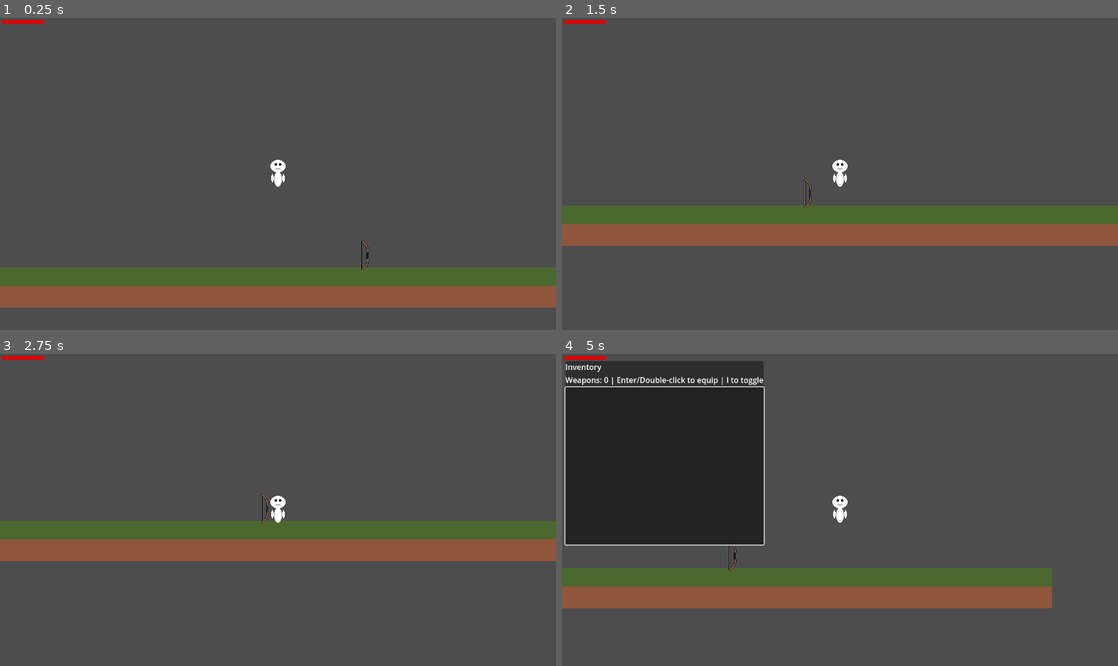
Above: before the commit, frames 1-4 (two rows, left to right).
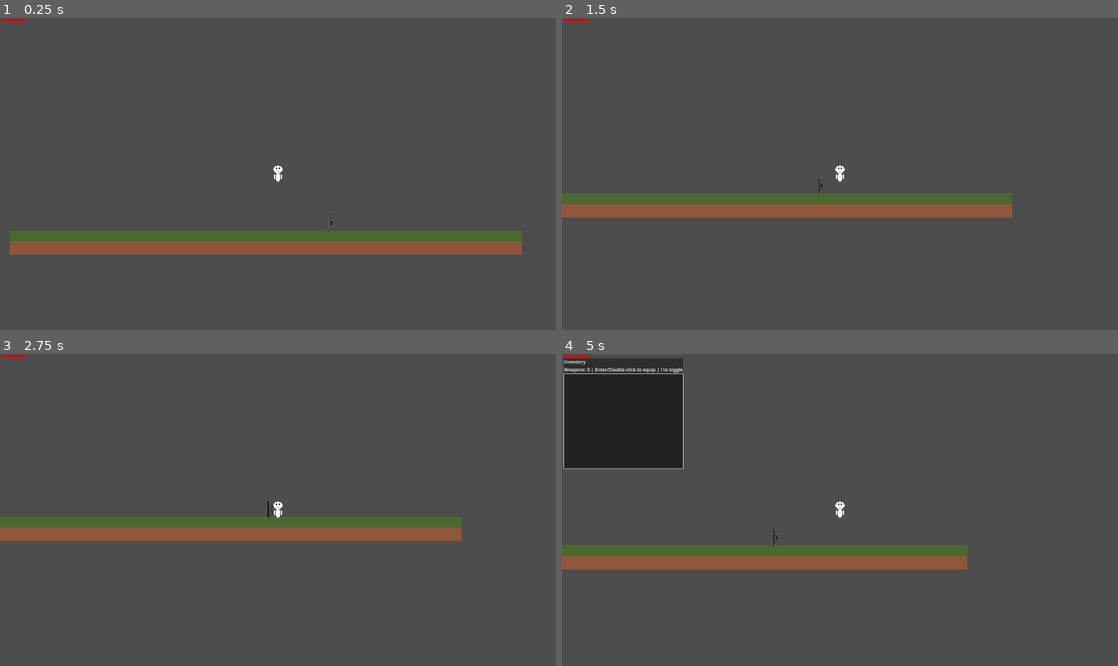
Above: after the commit, the same moments.

Repository: IcyOtter/Survivor-Wave-Like
Game: Godot game, scene res://scenes/world.tscn
Same seed, same stepped clock (60 frames per second), same inputs: the game is played once before the commit and once after it.
Inputs (mouse positions are in pixels of both pictures, inside the frame that each line leads up to):
- Up to frame 1 (0.25 s): no input
- Up to frame 2 (1.5 s): move the mouse to (962, 158) at 0.52 s; hold D (move_right) from 0.53 s (still down); click (962, 158) at 0.6 s; tap Space (jump) at 0.77 s; move the mouse to (728, 189) at 1.27 s; click (728, 189) at 1.35 s
- Up to frame 3 (2.75 s): tap Space (jump) at 1.52 s; move the mouse to (333, 441) at 2.02 s; release D (move_right) at 2.03 s; hold A (move_left) from 2.03 s (still down); tap E (interact) at 2.1 s; click (333, 441) at 2.3 s
- Up to frame 4 (5 s): move the mouse to (812, 572) at 2.77 s; release A (move_left) at 2.78 s; hold D (move_right) 2.78-4.28 s; tap S (toggle_autofire) at 2.85 s; tap Space (jump) at 3.02, 3.77, 4.52 s; click (812, 572) at 3.05 s; move the mouse to (1006, 556) at 3.52 s; click (1006, 556) at 3.6 s; tap Tab (toggle_inventory) at 4.15 s; move the mouse to (673, 463) at 4.27 s; hold A (move_left) from 4.28 s (still down); click (673, 463) at 4.35 s

The runs differ from the first frame. In frame 1, 20% of the frame differs, in the area x 0-100%, y 0-93%; in frame 2, 16%; in frame 3, 12%; in frame 4, 32%, in the area x 0-89%, y 0-82%.

Commit message:
- Set inventory to obtain name from DisplayName in WeaponPickup

Diff:
--- a/project.godot
+++ b/project.godot
@@ -17,6 +17,8 @@
 
 [display]
 
+window/size/viewport_width=1920
+window/size/viewport_height=1080
 window/size/resizable=false
 window/stretch/mode="viewport"
 
--- /dev/null
+++ b/scenes/BasicBow.tscn
@@ -0,0 +1,16 @@
+[gd_scene load_steps=4 format=3 uid="uid://dorne3gevs8gq"]
+
+[ext_resource type="Script" uid="uid://bqfkdj4lqcy3l" path="res://scripts/BaseWeapon.gd" id="1_rivji"]
+[ext_resource type="Texture2D" uid="uid://cdyiu066hlucs" path="res://assets/weapons/basic bow/basicbow.png" id="1_vt0lb"]
+[ext_resource type="PackedScene" uid="uid://d1asvcs5n4um5" path="res://scenes/arrow.tscn" id="2_atxj4"]
+
+[node name="BasicBow" type="Node2D"]
+script = ExtResource("1_rivji")
+projectile_scene = ExtResource("2_atxj4")
+
+[node name="Sprite2D" type="Sprite2D" parent="."]
+position = Vector2(-2.999998, 1.9073486e-06)
+scale = Vector2(0.46875, 0.4375)
+texture = ExtResource("1_vt0lb")
+
+[node name="Muzzle" type="Marker2D" parent="."]
--- a/scenes/world.tscn
+++ b/scenes/world.tscn
@@ -6,8 +6,8 @@
 [ext_resource type="PackedScene" uid="uid://cq8lvqa2wju0w" path="res://scenes/enemy.tscn" id="2_4wyf3"]
 [ext_resource type="Script" uid="uid://dxk8c0lhw2hgk" path="res://scripts/enemy_spawner.gd" id="3_4wyf3"]
 [ext_resource type="Script" uid="uid://dkj8v2fhpdtl1" path="res://scripts/InventoryUI.gd" id="4_4mrxx"]
-[ext_resource type="PackedScene" uid="uid://bmiu262jolk0b" path="res://scenes/WeaponPickup.tscn" id="7_7r4gi"]
-[ext_resource type="PackedScene" uid="uid://v6j4d7i5irch" path="res://scenes/bow.tscn" id="8_w7kh3"]
+[ext_resource type="PackedScene" path="res://scenes/WeaponPickup.tscn" id="7_7r4gi"]
+[ext_resource type="PackedScene" uid="uid://dorne3gevs8gq" path="res://scenes/BasicBow.tscn" id="8_4mrxx"]
 
 [sub_resource type="RectangleShape2D" id="RectangleShape2D_o5qli"]
 size = Vector2(2364, 81)
@@ -111,5 +111,5 @@
 
 [node name="WeaponPickup" parent="." instance=ExtResource("7_7r4gi")]
 position = Vector2(512, 373)
-weapon_scene = ExtResource("8_w7kh3")
-display_name = "Normal Bow"
+weapon_scene = ExtResource("8_4mrxx")
+display_name = "Basic Bow"
--- a/scripts/InventoryUI.gd
+++ b/scripts/InventoryUI.gd
@@ -16,8 +16,6 @@
 
 	_bind_weapon_manager()
 	_refresh()
-
-
 
 func _process(_delta: float) -> void:
 	if Input.is_action_just_pressed("toggle_inventory"):
@@ -52,7 +50,6 @@
 func _on_inventory_updated() -> void:
 	_refresh()
 
-
 func _refresh() -> void:
 	weapon_list.clear()
 
@@ -61,20 +58,20 @@
 		return
 
 	var inv := _weapon_manager.inventory
-	for i in range(inv.weapon_paths.size()):
-		var path := inv.weapon_paths[i]
-		var display_name := path.get_file().get_basename()
+
+	for i in range(inv.weapons.size()):
+		var display_name := inv.get_weapon_name(i)
 
 		if i == inv.equipped_index:
 			display_name += "  (EQUIPPED)"
 
 		weapon_list.add_item(display_name)
 
-	hint_label.text = "Weapons: %d | Enter/Double-click to equip | I to toggle" % inv.weapon_paths.size()
-	print("Inventory paths:", _weapon_manager.inventory.weapon_paths)
+	hint_label.text = "Weapons: %d | Enter/Double-click to equip | I to toggle" % inv.weapons.size()
+
+	# Debug (remove later)
+	print("Inventory entries:", inv.weapons)
 	print("WeaponList item_count=", weapon_list.item_count, " rect_size=", weapon_list.size)
-
-
 
 func _on_item_activated(index: int) -> void:
 	if _weapon_manager != null:
--- a/scripts/WeaponInventory.gd
+++ b/scripts/WeaponInventory.gd
@@ -3,32 +3,32 @@
 
 signal inventory_changed()
 
-# Store weapon scene paths for easy saving/loading later
-@export var weapon_paths: Array[String] = []
+# Each entry = { path: String, name: String }
+@export var weapons: Array[Dictionary] = []
 @export var equipped_index: int = -1
 
-func add_weapon(path: String) -> bool:
+func add_weapon(path: String, display_name: String) -> bool:
 	if path == "":
 		return false
-	if weapon_paths.has(path):
-		return false # prevent duplicates (remove this if you want duplicates)
-	weapon_paths.append(path)
+
+	for w in weapons:
+		if w.path == path:
+			return false # prevent duplicates
+
+	weapons.append({
+		"path": path,
+		"name": display_name
+	})
+
 	emit_signal("inventory_changed")
 	return true
 
-func remove_weapon_at(index: int) -> void:
-	if index < 0 or index >= weapon_paths.size():
-		return
-	weapon_paths.remove_at(index)
+func get_weapon_path(index: int) -> String:
+	if index < 0 or index >= weapons.size():
+		return ""
+	return weapons[index]["path"]
 
-	if equipped_index == index:
-		equipped_index = -1
-	elif equipped_index > index:
-		equipped_index -= 1
-
-	emit_signal("inventory_changed")
-
-func get_weapon_path(index: int) -> String:
-	if index < 0 or index >= weapon_paths.size():
+func get_weapon_name(index: int) -> String:
+	if index < 0 or index >= weapons.size():
 		return ""
-	return weapon_paths[index]
+	return weapons[index]["name"]
--- a/scripts/WeaponManager.gd
+++ b/scripts/WeaponManager.gd
@@ -30,10 +30,12 @@
 	# Add starting weapons into inventory
 	for w in starting_weapons:
 		if w != null and w.resource_path != "":
-			inventory.add_weapon(w.resource_path)
+			var path := w.resource_path
+			var display_name := path.get_file().get_basename()
+			inventory.add_weapon(path, display_name)
 
-	# Auto-equip first weapon if any
-	if inventory.weapon_paths.size() > 0 and inventory.equipped_index == -1:
+	# Optional: auto-equip first weapon if any
+	if inventory.weapons.size() > 0 and inventory.equipped_index == -1:
 		equip_index(0)
 
 func _on_inventory_changed() -> void:
@@ -43,38 +45,43 @@
 	if current_weapon != null:
 		current_weapon.fire()
 
-func add_weapon_scene(scene: PackedScene, auto_equip: bool = false) -> bool:
+func add_weapon_scene(scene: PackedScene, display_name: String = "", auto_equip: bool = false) -> bool:
 	if scene == null:
 		return false
 	if scene.resource_path == "":
 		push_warning("WeaponManager: Weapon scene has no resource_path. Save the .tscn to disk.")
 		return false
 
-	var added := inventory.add_weapon(scene.resource_path)
+	var path := scene.resource_path
+	if display_name.strip_edges() == "":
+		display_name = path.get_file().get_basename()
+
+	var added := inventory.add_weapon(path, display_name)
 
 	# Only equip if explicitly requested
 	if added and auto_equip:
-		equip_index(inventory.weapon_paths.size() - 1)
+		equip_index(inventory.weapons.size() - 1)
 
 	return added
 
-func add_weapon_path(path: String, auto_equip: bool = false) -> bool:
-	var added := inventory.add_weapon(path)
+func add_weapon_from_pickup(pickup: WeaponPickup) -> bool:
+	if pickup == null:
+		return false
 
-	# Only equip if explicitly requested
-	if added and auto_equip:
-		equip_index(inventory.weapon_paths.size() - 1)
+	var path := pickup.get_weapon_path()
+	var display_name := pickup.get_display_name()
 
+	var added := inventory.add_weapon(path, display_name)
+	# inventory.add_weapon emits inventory_changed which triggers inventory_updated already
 	return added
-
 
 func equip_index(index: int) -> void:
 	if inventory == null:
 		return
-	if index < 0 or index >= inventory.weapon_paths.size():
+	if index < 0 or index >= inventory.weapons.size():
 		return
 
-	var path := inventory.weapon_paths[index]
+	var path := inventory.get_weapon_path(index)
 	var scene := load(path) as PackedScene
 	if scene == null:
 		push_warning("WeaponManager: Could not load weapon scene at path: %s" % path)
--- a/scripts/player.gd
+++ b/scripts/player.gd
@@ -7,25 +7,22 @@
 @export var jump_velocity: float = -480.0
 @export var gravity: float = 1200.0
 
-
 var _auto_fire_enabled: bool = false
-var _fire_cooldown: float = 0.0
-
 var _nearby_pickups: Array[WeaponPickup] = []
 
-
 signal health_changed(current: int, max: int)
-
 @export var max_health: int = 100
 var health: int
-
 
 func _ready() -> void:
 	health = max_health
 	emit_signal("health_changed", health, max_health)
-	pickup_detector.area_entered.connect(_on_pickup_area_entered)
-	pickup_detector.area_exited.connect(_on_pickup_area_exited)
 
+	if pickup_detector != null:
+		pickup_detector.area_entered.connect(_on_pickup_area_entered)
+		pickup_detector.area_exited.connect(_on_pickup_area_exited)
+	else:
+		push_warning("Player: PickupDetector node not found.")
 
 func _physics_process(delta: float) -> void:
 	# -----------------
@@ -39,7 +36,6 @@
 
 	var direction := Input.get_action_strength("move_right") - Input.get_action_strength("move_left")
 	velocity.x = direction * move_speed
-
 	move_and_slide()
 
 	# -----------------
@@ -51,27 +47,19 @@
 	# -----------------
 	# Firing logic
 	# -----------------
-	# Manual fire only when autofire is OFF
 	if not _auto_fire_enabled and Input.is_action_just_pressed("fire"):
 		if weapon_manager != null:
 			weapon_manager.try_fire()
 
-	# Autofire when enabled
 	if _auto_fire_enabled:
 		if weapon_manager != null:
 			weapon_manager.try_fire()
 
-		# -----------------
+	# -----------------
 	# Pickup (E)
 	# -----------------
 	if Input.is_action_just_pressed("interact"):
 		_try_pickup_weapon()
-
-
-func _try_fire() -> void:
-
-	if _fire_cooldown > 0.0:
-		return
 
 func _on_pickup_area_entered(area: Area2D) -> void:
 	if area is WeaponPickup:
@@ -88,7 +76,7 @@
 	if _nearby_pickups.is_empty():
 		return
 
-	# Pick nearest
+	# Pick nearest pickup
 	var nearest: WeaponPickup = null
 	var best_dist := INF
 
@@ -101,17 +89,11 @@
 	if nearest == null:
 		return
 
-	var path := nearest.get_weapon_path()
-	if path == "":
-		push_warning("Pickup has no weapon path (is the weapon scene saved to disk?)")
-		return
-
-	var added := weapon_manager.add_weapon_path(path, false)
+	# Add to inventory (does NOT auto-equip)
+	var added := weapon_manager.add_weapon_from_pickup(nearest)
 	if added:
 		print("Picked up:", nearest.get_display_name())
 		nearest.queue_free()
-
-
 
 # Player takes damage
 func take_damage(amount: int) -> void:
@@ -125,7 +107,6 @@
 	health = min(health + amount, max_health)
 	emit_signal("health_changed", health, max_health)
 
-# Player death
 func die() -> void:
 	print("Player died")
 	queue_free()
